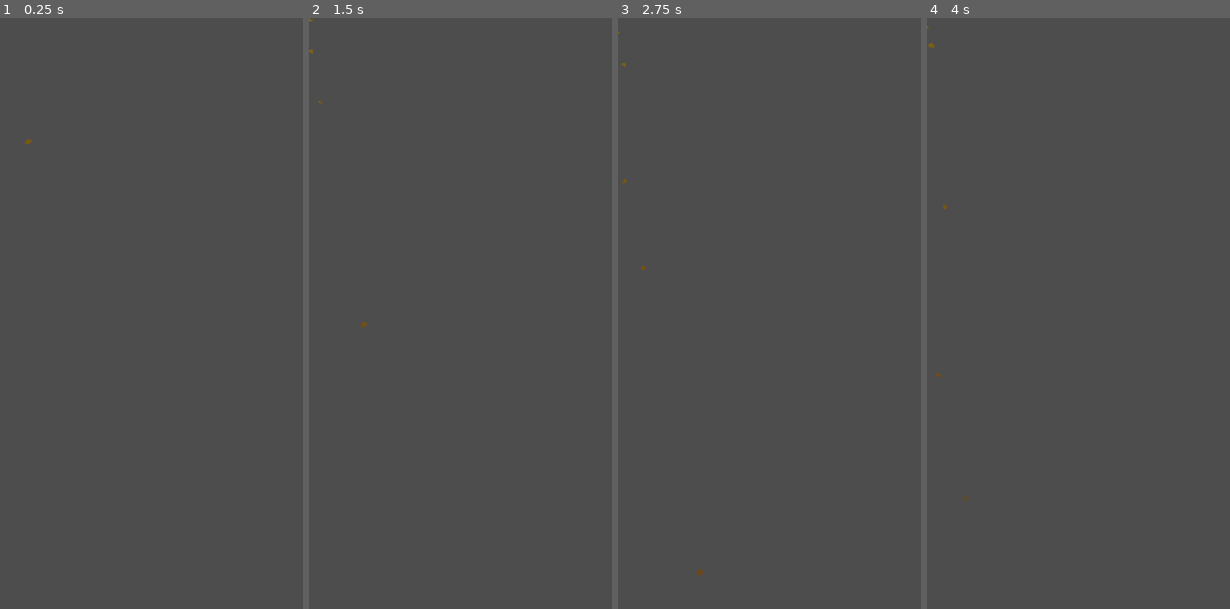
Above: before the commit, frames 1-4 (left to right).
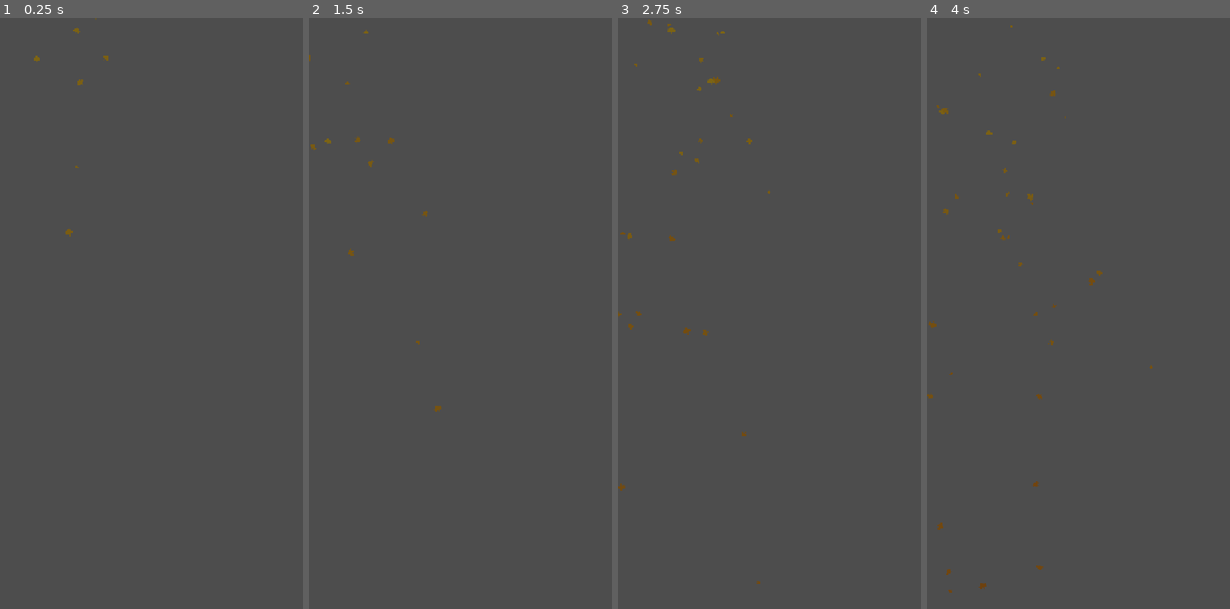
Above: after the commit, the same moments.

Repository: danieljuan6278/Fruit
Game: Godot game, scene res://scene/falling_leaves.tscn
The game is run twice, just before and just after one commit, with the same random seed, the same clock (stepped at 60 frames per second) and the same inputs. This scene is started directly instead of the project's main scene.
Inputs (mouse positions are in pixels of both pictures, inside the frame that each line leads up to):
- Up to frame 1 (0.25 s): no input
- Up to frame 2 (1.5 s): tap Enter at 0.5 s; move the mouse to (548, 283) at 0.52 s; click (548, 283) at 0.67 s; move the mouse to (408, 343) at 1.27 s; click (408, 343) at 1.42 s
- Up to frame 3 (2.75 s): move the mouse to (817, 183) at 2.02 s; click (817, 183) at 2.17 s
- Up to frame 4 (4 s): move the mouse to (1075, 431) at 2.77 s; click (1075, 431) at 2.92 s; move the mouse to (1193, 402) at 3.52 s; click (1193, 402) at 3.67 s

The runs differ from the first frame. In frame 1, less than 0.1% of the frame differs, in the area x 8-36%, y 0-37%; in frame 2, 0.2%; in frame 3, 0.3%; in frame 4, 0.4%, in the area x 0-75%, y 1-98%.

Commit message:
adding more leaves

Diff:
--- a/scene/falling_leaves.tscn
+++ b/scene/falling_leaves.tscn
@@ -7,21 +7,22 @@
 colors = PackedColorArray(1, 0.9, 0.4, 1, 0.9, 0.6, 0.3, 1, 0.7, 0.4, 0.2, 0.8)
 
 [node name="FallingLeaves" type="CPUParticles2D"]
-amount = 15
+amount = 90
 texture = ExtResource("1_leaf")
 lifetime = 6.0
 one_shot = true
-preprocess = 1.5
-randomness = 0.5
+explosiveness = 0.25
+preprocess = 0.8
+randomness = 0.8
 emission_shape = 2
-emission_sphere_radius = 1.0
+emission_sphere_radius = 260.0
 direction = Vector2(0, 1)
-spread = 30.0
+spread = 55.0
 gravity = Vector2(0, 90)
 initial_velocity_min = 80.0
-initial_velocity_max = 150.0
+initial_velocity_max = 190.0
 angular_velocity_min = -90.0
 angular_velocity_max = 90.0
-scale_amount_min = 0.3
-scale_amount_max = 0.6
+scale_amount_min = 0.25
+scale_amount_max = 0.7
 color_ramp = SubResource("Gradient_leaf")
--- a/script/game.gd
+++ b/script/game.gd
@@ -251,7 +251,7 @@
 	add_child(leaves)
 
 	var viewport_size = get_viewport_rect().size
-	var random_x = randf_range(40.0, max(40.0, viewport_size.x - 40.0))
+	var random_x = randf_range(viewport_size.x * 0.35, viewport_size.x * 0.65)
 	leaves.global_position = Vector2(random_x, -80.0)
 	leaves.z_index = 100
 
--- a/script/game_state.gd
+++ b/script/game_state.gd
@@ -4,7 +4,7 @@
 # Phase progression system
 var current_phase: int = 0
 var phases: Array = ["C", "B", "A", "S", "S+"]
-var phase_targets: Array = [1200, 2200, 3200, 4200, 0]  # 0 for unlimited in S+
+var phase_targets: Array = [1200, 2400, 3600, 4280, 6000, 0]  # 0 for unlimited in S+
 var phase_moves: Array = [30, 25, 20, 15, 10]
 
 # Score and moves tracking
